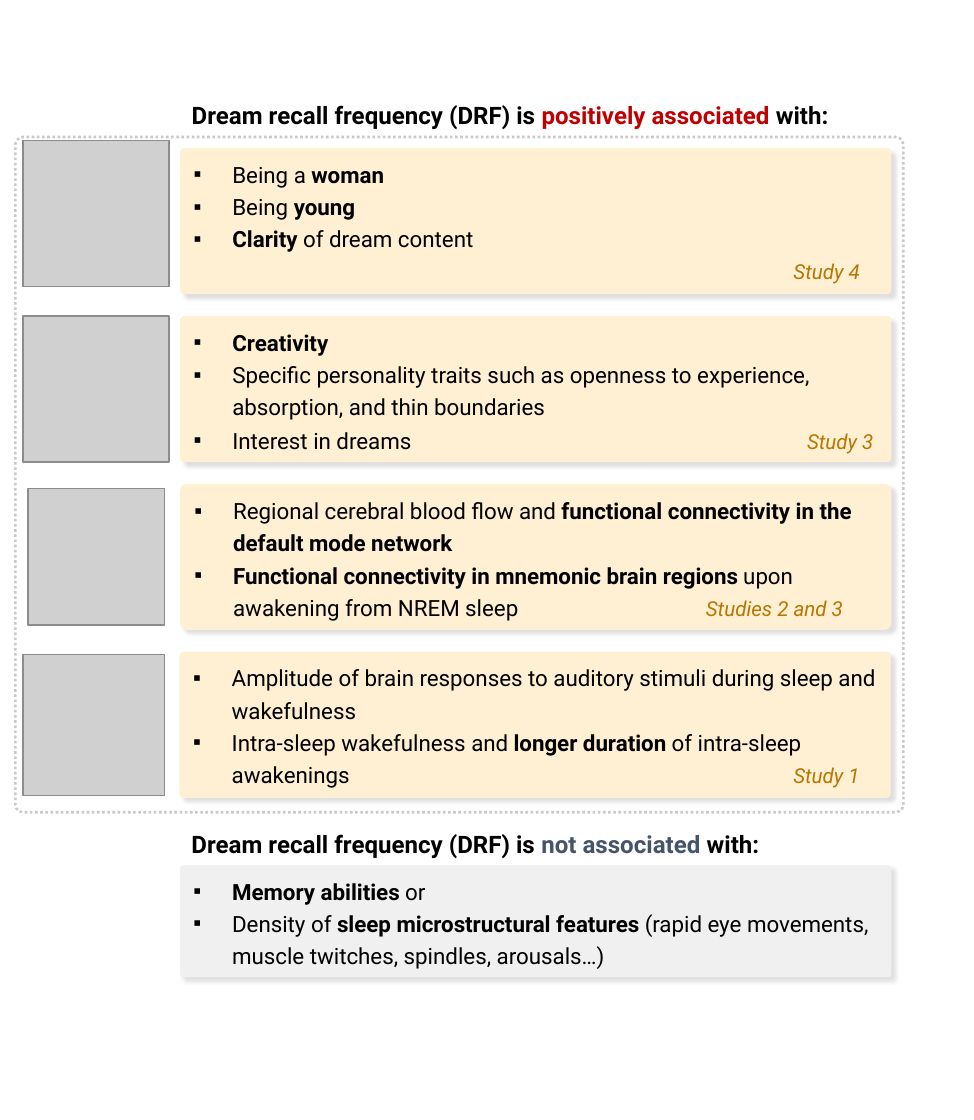
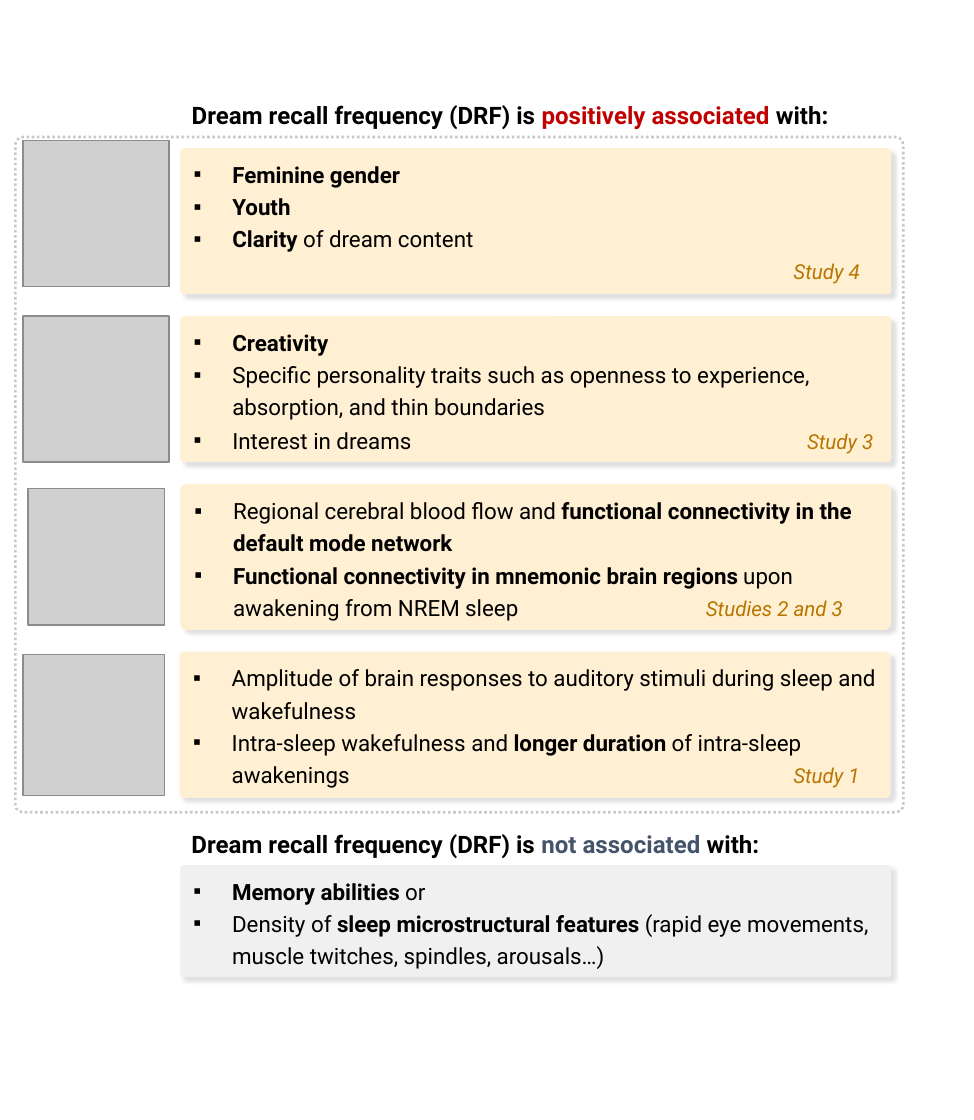
Before and after one commit to raphaelvallat/Thesis, a slide deck: slide 1 of Fig/Discussion/HR_recap.pptx. Drawn at 974x1120 pixels with LibreOffice and Linux fonts; fonts in the diff are those of the drawing; grey boxes stand for pictures. Boxes give left, top, right and bottom in pixels: in the first picture for what was removed or moved away, otherwise in the second. Text is boxed around its words. In the diff, an @@ line names an element or a change of style, - is before the commit and + after.

```diff
--- a/Fig/Discussion/HR_recap.pptx
+++ b/Fig/Discussion/HR_recap.pptx
@@ text in rounded rectangle at (232,166,400,216): text changed; bold on @@
-▪ Being a woman
-▪ Being young
+▪ Feminine gender
+▪ Youth
```
Also in this commit, not shown: 2 other files.
